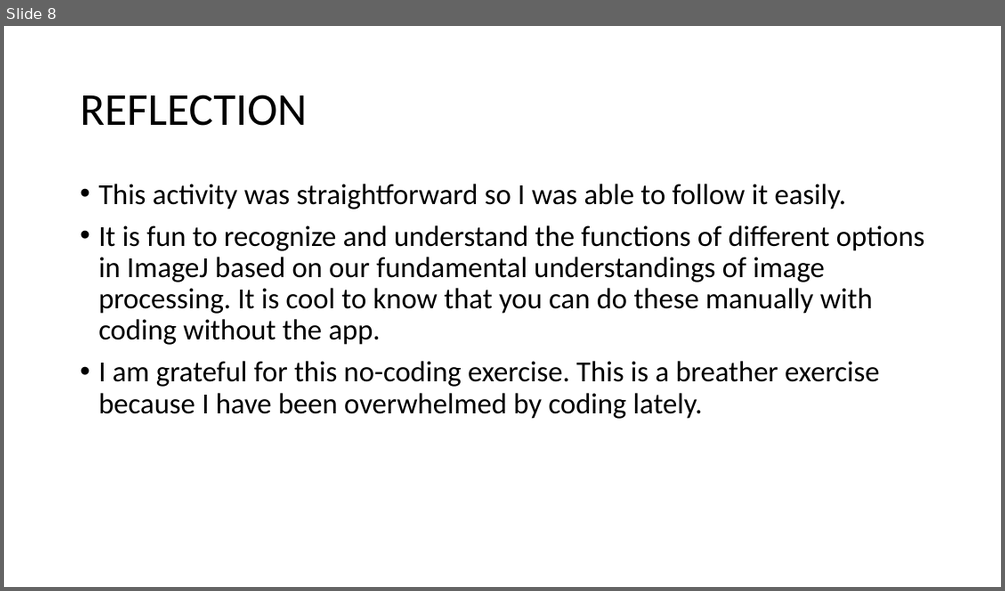
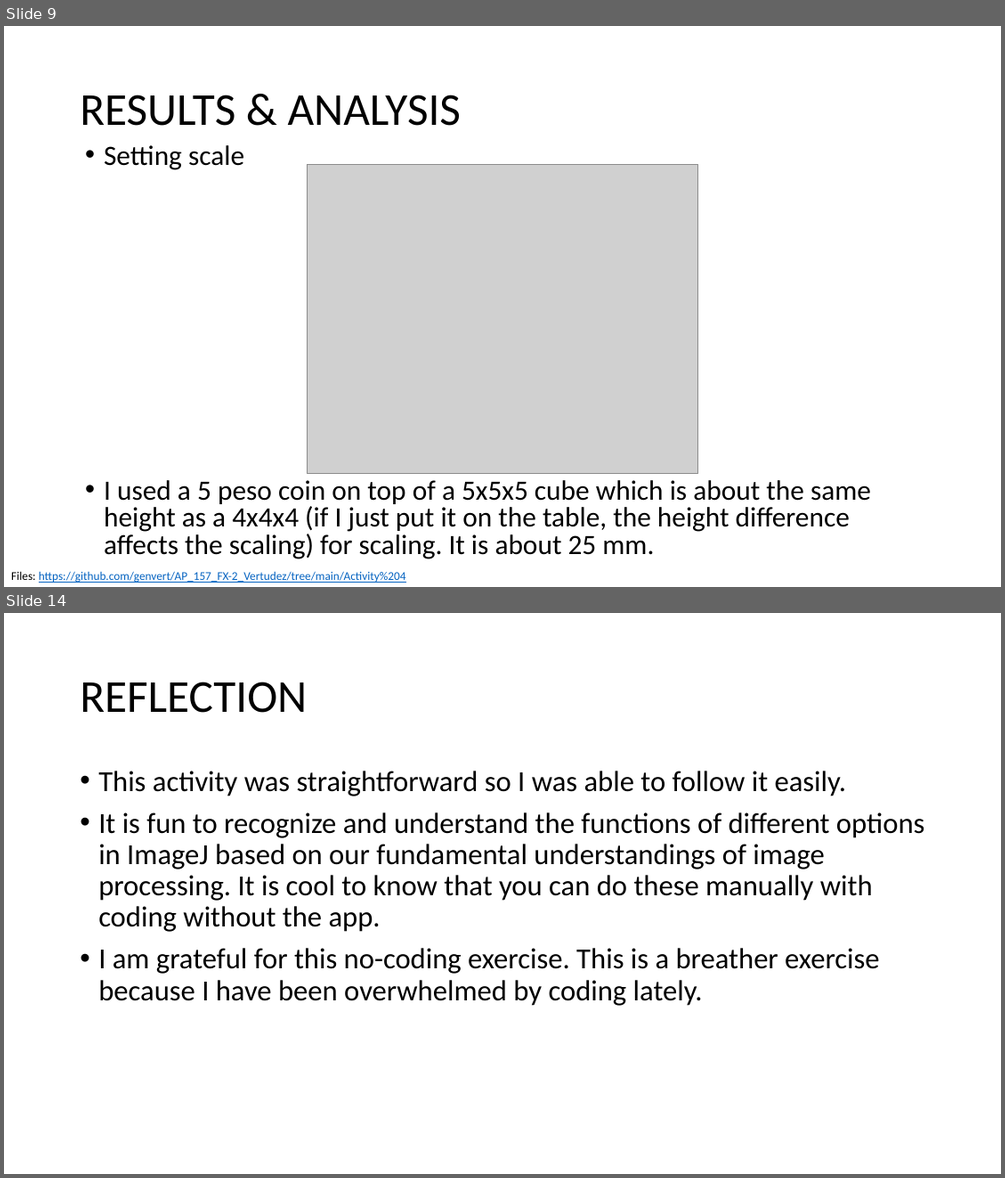
Before and after one commit to genvert/AP_157_FX-2_Vertudez, a slide deck: Activity 4/Vertudez_Activity_4_Report.pptx. Shown one above the other, each under a label of ours: slide 8 before the commit, slides 9 and 14 after it; the slides between them are not shown. The pictures are 1005x591 and 1005x1178 pixels, drawn with LibreOffice and Linux fonts; fonts in the diff are those of the drawing; grey boxes stand for pictures. Boxes give left, top, right and bottom in pixels: in the first picture for what was removed or moved away, otherwise in the second. Text is boxed around its words. In the diff, an @@ line names an element or a change of style, - is before the commit and + after.

```diff
--- a/Activity 4/Vertudez_Activity_4_Report.pptx
+++ b/Activity 4/Vertudez_Activity_4_Report.pptx
@@ slide 9 added at [4, 26, 1001, 587], background #FFFFFF @@
@@ title added at [80, 95, 461, 126], 44 pt, text #000000 @@
+RESULTS & ANALYSIS
@@ text added at [104, 145, 871, 559], 26.9 pt, text #000000 @@
+• Setting scale
+• I used a 5 peso coin on top of a 5x5x5 cube which is about the same height as a 4x4x4 (if I just put it on the table, the height difference affects the scaling) for scaling. It is about 25 mm.
@@ picture added at [307, 164, 698, 473] @@
@@ text added at [11, 571, 406, 582], 11.4 pt, text #0563C1, underline @@
+Files: https://github.com/genvert/AP_157_FX-2_Vertudez/tree/main/Activity%204
@@ what was slide 8 is now slide 14 @@
```
Also in this commit, not shown: 2 slides changed, 6 other slides added, 10 other files.
